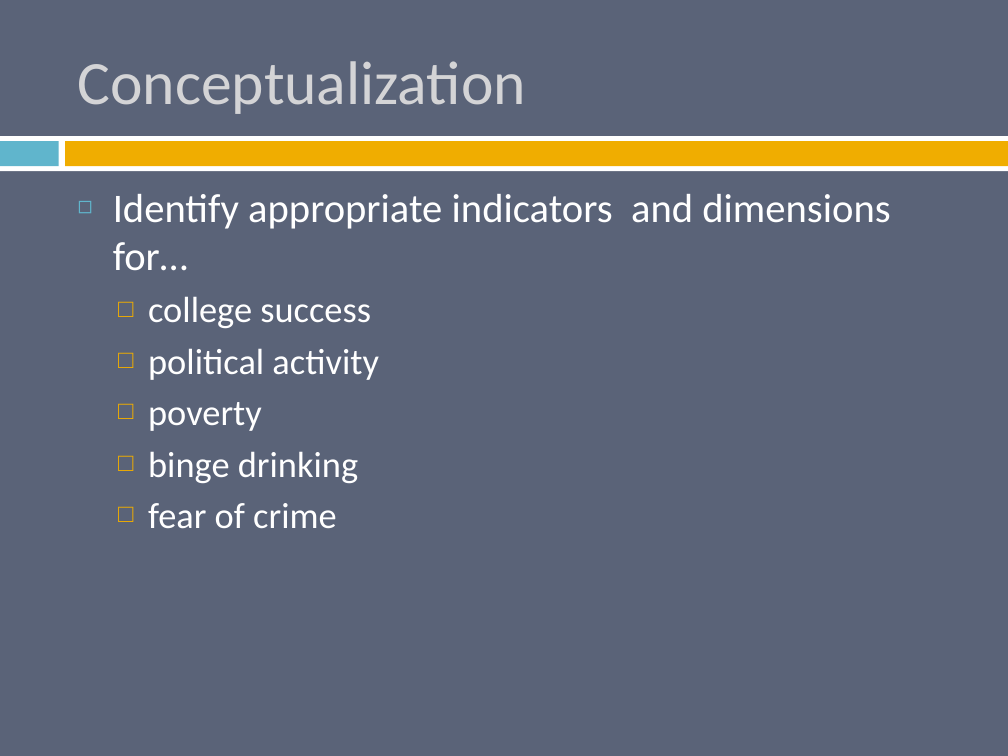
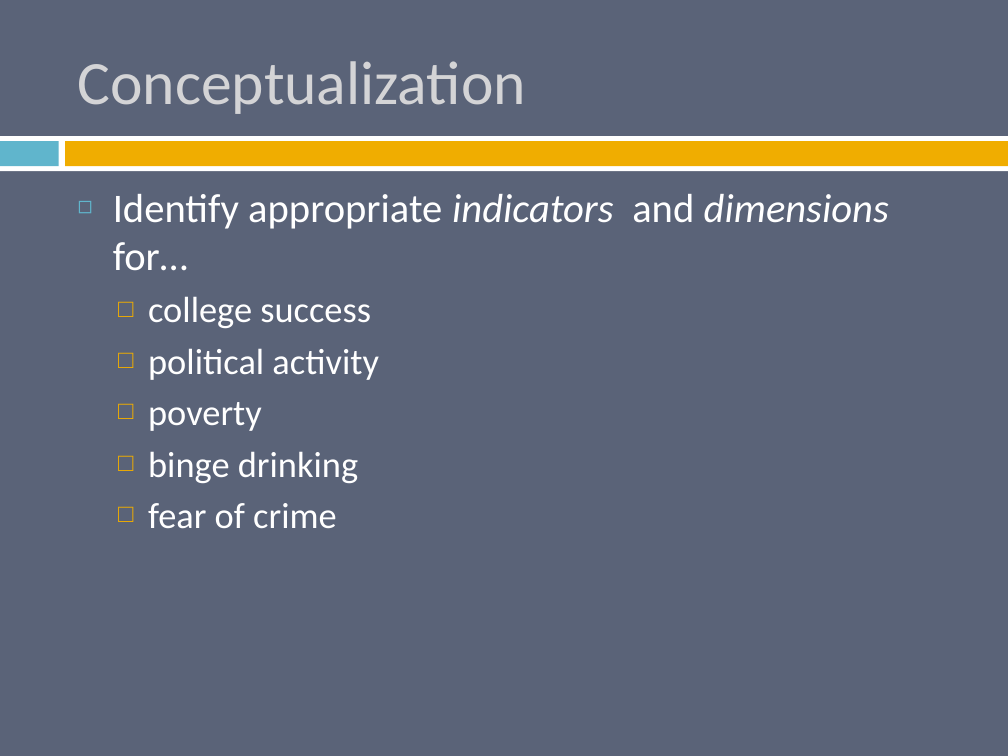
Before and after one commit to burrelvannjr/methods_csuf, a slide deck: slide 12 of ppts/2_Babbie_7e_PPT_ch_05.pptx. Drawn at 1008x756 pixels with LibreOffice and Linux fonts; fonts in the diff are those of the drawing. Boxes give left, top, right and bottom in pixels: in the first picture for what was removed or moved away, otherwise in the second. Text is boxed around its words. In the diff, an @@ line names an element or a change of style, - is before the commit and + after.

```diff
--- a/ppts/2_Babbie_7e_PPT_ch_05.pptx
+++ b/ppts/2_Babbie_7e_PPT_ch_05.pptx
@@ text at (x1=113, y1=194, x2=889, y2=271): italic on in "indicators dimensions" @@
```
Also in this commit, not shown: 4 other slides changed, 6 other files.
